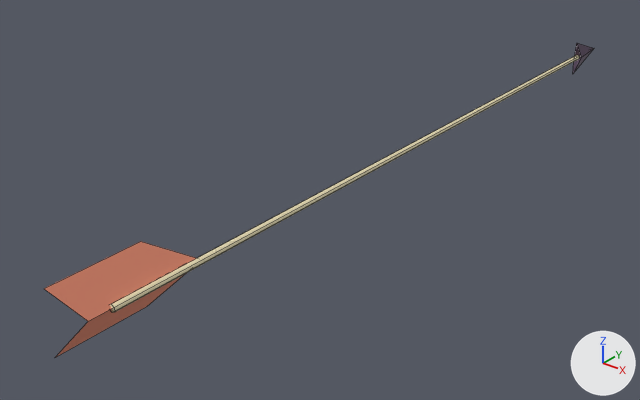
A saved change to the FBX model Assets/Models/BowArrow.fbx.
Camera for both pictures: a 50 mm camera at (0.387, -0.617, 0.296) aimed at (-0.053, -0.067, -0.045). Every picture has the same lights, and +X, +Y and +Z are marked at lower right. Mesh edges are drawn as thin lines. Where no turn or scale is listed for an object, it has been applied to the vertices.
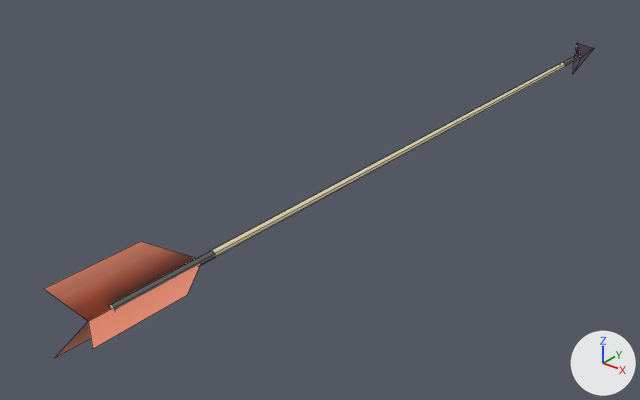
Commit message: arrow update

Edits to the scene script, one JSON object a line:
```json
{"op": "add", "block": "mat_bowhandle", "code": ["mat_bowhandle = principled_material('BowHandle')", "mat_bowhandle.base_color = (0.116, 0.116, 0.116)  # dark grey #606060"]}
{"block": "me_cylinder_001", "where": "# used by ob_cylinder; location = (0.0, 0.0, 0.0)"}
{"op": "remove", "block": "me_cylinder_001", "code": "me_cylinder_001.from_pydata(...)  # 23 vertices, 16 faces; spans x -0.016..0.004, y -0.372..0.385, z -0.025..0.025"}
{"op": "add", "block": "me_cylinder_001", "code": "me_cylinder_001.from_pydata(...)  # 37 vertices, 28 faces; spans x -0.016..0.025, y -0.372..0.385, z -0.025..0.025"}
{"block": "me_cylinder_001", "change": "me_cylinder_001 part 1"}
{"block": "me_cylinder_001", "change": "7 faces are deleted"}
{"block": "me_cylinder_001", "change": "2 vertices are added at (0.025, -0.372, 0.0), (0.025, -0.298, 0.0)"}
{"block": "me_cylinder_001", "change": "6 new vertices lie (0.0, -0.038, 0.0) away from vertices in x -0.003..0.003, y 0.337, z -0.003..0.003"}
{"block": "me_cylinder_001", "change": "6 new vertices lie (0.0, 0.086, 0.0) away from vertices in x -0.003..0.003, y -0.337, z -0.003..0.003"}
{"block": "me_cylinder_001", "change": "12 new faces join them, mat_bowhandle (dark grey #606060)"}
{"block": "me_cylinder_001", "change": "6 new faces join them, mat_bowwood (beige #e7dcb5)"}
{"block": "me_cylinder_001", "change": "1 new face joins them, mat_bowfeathers (orange #e78c70)"}
{"op": "add", "block": "me_cylinder_001", "code": "me_cylinder_001.materials.append(mat_bowhandle)  # dark grey #606060"}
```

What differs and where, as boxes (x1, y1, x2, y2) in the pictures (640 x 400 px):
```json
{"part": 1, "of": "me_cylinder_001", "change": "built on", "before": [110, 55, 580, 312], "after": [88, 55, 580, 348]}
```
